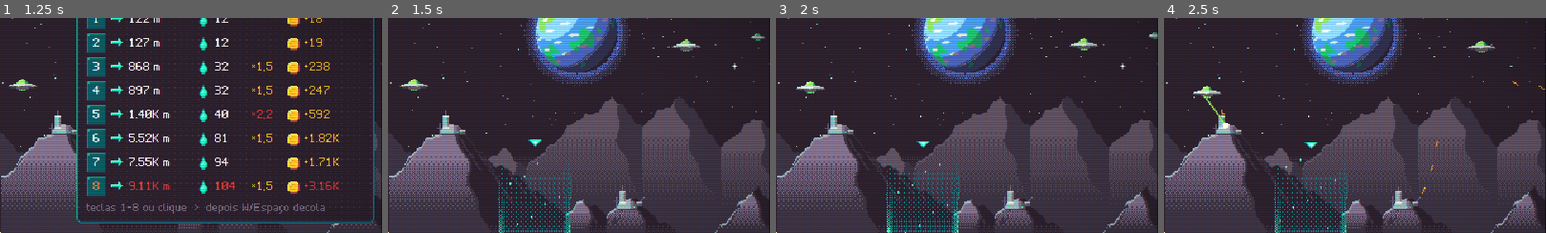
Above: before the commit, frames 1-4 (left to right).
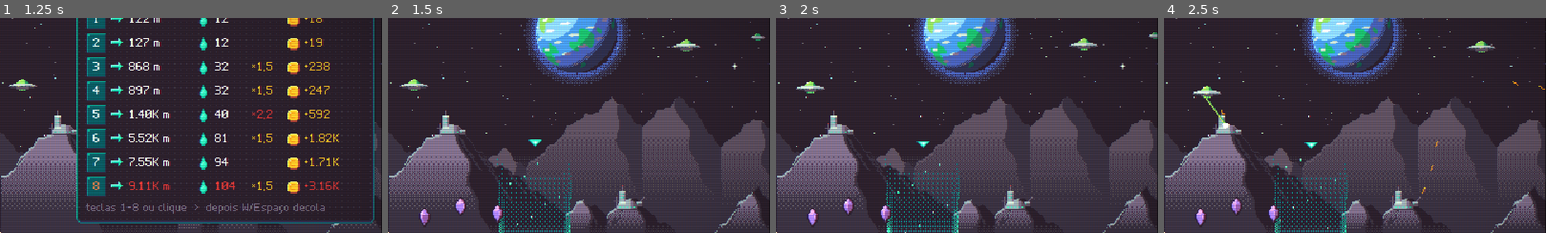
Above: after the commit, the same moments.

Repository: valdersonjr/incremental-lander
Game: Godot game, scene res://game/main.tscn
Same seed, same stepped clock (60 frames per second), same inputs: the game is played once before the commit and once after it.
Inputs (mouse positions are % of the whole screen's width and height, from its top left):
- Up to frame 1 (1.25 s): click "Jogar" at 0.5 s
- Up to frame 2 (1.5 s): click "1" at 1.25 s
- Up to frame 3 (2 s): no input
- Up to frame 4 (2.5 s): tap Enter (confirm) at 2 s; move the mouse to (72, 45) at 2.02 s; hold D (rotate_right) from 2.03 s (still down); hold Enter (confirm) from 2.03 s (still down); click (72, 45) at 2.17 s
The pictures show only the part of the screen within x 50-100%, y 22-72%; the shares and areas given below are measured in that part.

Frame 1 is identical in both runs. In frame 2, 0.4% of the frame differs, in the area x 8-30%, y 84-97%; in frame 3, 0.4%; in frame 4, 0.4%.

Commit message:
Cristais no arco ideal do salto: coleta com estouro, nota que sobe e ganho flutuante; estalo de combo
Sprite 16x16 roxo (pixel-art), sons crystal_1..3 e combo_2..5 (sound-design), Crystals (puro)
com teste, integração no voo e teste crystal_flow; telemetria com a coluna crystals.

Co-Authored-By: Claude Opus 5.5 <noreply@anthropic.com>
Claude-Session: https://claude.ai/code/session_01JhKCi9Us7j2H5LJGQ5fDNT

Diff:
--- /dev/null
+++ b/assets/sprites/crystal.json
@@ -0,0 +1,34 @@
+{
+  "frame_width": 16,
+  "frame_height": 16,
+  "animations": [
+    {
+      "name": "spin",
+      "row": 0,
+      "frames": 8,
+      "durations_ms": [
+        110,
+        90,
+        80,
+        80,
+        110,
+        80,
+        80,
+        90
+      ],
+      "loop": true
+    },
+    {
+      "name": "pop",
+      "row": 1,
+      "frames": 4,
+      "durations_ms": [
+        50,
+        60,
+        70,
+        90
+      ],
+      "loop": false
+    }
+  ]
+}
--- /dev/null
+++ b/assets/sprites/crystal_frames.tres
@@ -0,0 +1,100 @@
+[gd_resource type="SpriteFrames" load_steps=14 format=3]
+
+[ext_resource type="Texture2D" path="res://assets/sprites/crystal.png" id="1_tex"]
+
+[sub_resource type="AtlasTexture" id="AtlasTexture_1"]
+atlas = ExtResource("1_tex")
+region = Rect2(0, 0, 16, 16)
+
+[sub_resource type="AtlasTexture" id="AtlasTexture_2"]
+atlas = ExtResource("1_tex")
+region = Rect2(16, 0, 16, 16)
+
+[sub_resource type="AtlasTexture" id="AtlasTexture_3"]
+atlas = ExtResource("1_tex")
+region = Rect2(32, 0, 16, 16)
+
+[sub_resource type="AtlasTexture" id="AtlasTexture_4"]
+atlas = ExtResource("1_tex")
+region = Rect2(48, 0, 16, 16)
+
+[sub_resource type="AtlasTexture" id="AtlasTexture_5"]
+atlas = ExtResource("1_tex")
+region = Rect2(64, 0, 16, 16)
+
+[sub_resource type="AtlasTexture" id="AtlasTexture_6"]
+atlas = ExtResource("1_tex")
+region = Rect2(80, 0, 16, 16)
+
+[sub_resource type="AtlasTexture" id="AtlasTexture_7"]
+atlas = ExtResource("1_tex")
+region = Rect2(96, 0, 16, 16)
+
+[sub_resource type="AtlasTexture" id="AtlasTexture_8"]
+atlas = ExtResource("1_tex")
+region = Rect2(112, 0, 16, 16)
+
+[sub_resource type="AtlasTexture" id="AtlasTexture_9"]
+atlas = ExtResource("1_tex")
+region = Rect2(0, 16, 16, 16)
+
+[sub_resource type="AtlasTexture" id="AtlasTexture_10"]
+atlas = ExtResource("1_tex")
+region = Rect2(16, 16, 16, 16)
+
+[sub_resource type="AtlasTexture" id="AtlasTexture_11"]
+atlas = ExtResource("1_tex")
+region = Rect2(32, 16, 16, 16)
+
+[sub_resource type="AtlasTexture" id="AtlasTexture_12"]
+atlas = ExtResource("1_tex")
+region = Rect2(48, 16, 16, 16)
+
+[resource]
+animations = [{
+"frames": [{
+"duration": 1.375,
+"texture": SubResource("AtlasTexture_1")
+}, {
+"duration": 1.125,
+"texture": SubResource("AtlasTexture_2")
+}, {
+"duration": 1.000,
+"texture": SubResource("AtlasTexture_3")
+}, {
+"duration": 1.000,
+"texture": SubResource("AtlasTexture_4")
+}, {
+"duration": 1.375,
+"texture": SubResource("AtlasTexture_5")
+}, {
+"duration": 1.000,
+"texture": SubResource("AtlasTexture_6")
+}, {
+"duration": 1.000,
+"texture": SubResource("AtlasTexture_7")
+}, {
+"duration": 1.125,
+"texture": SubResource("AtlasTexture_8")
+}],
+"loop": true,
+"name": &"spin",
+"speed": 12.500
+}, {
+"frames": [{
+"duration": 1.000,
+"texture": SubResource("AtlasTexture_9")
+}, {
+"duration": 1.200,
+"texture": SubResource("AtlasTexture_10")
+}, {
+"duration": 1.400,
+"texture": SubResource("AtlasTexture_11")
+}, {
+"duration": 1.800,
+"texture": SubResource("AtlasTexture_12")
+}],
+"loop": false,
+"name": &"pop",
+"speed": 20.000
+}]
--- a/autoload/sound.gd
+++ b/autoload/sound.gd
@@ -1,5 +1,6 @@
 ## Sons one-shot do jogo (arte sonora da skill sound-design: audio/src/** -> assets/audio/**).
-## Sound.ui("click"|"buy"|"denied") no bus UI; Sound.sfx("landing"|"crash"|"delivered") no bus SFX.
+## Sound.ui("click"|"buy"|"denied") no bus UI; Sound.sfx("landing"|"crash"|"delivered"|"crystal_1..3"|"combo_2..5")
+## no bus SFX (cristal: sobe um grau por cristal do mesmo salto; combo: sobe com o tamanho do combo).
 ## Variacoes + pitch/volume aleatorios vem dos AudioStreamRandomizer (.tres). O propulsor (loop) mora no Lander.
 extends Node
 
@@ -10,6 +11,13 @@
 	"landing": "res://assets/audio/sfx/landing.tres",
 	"crash": "res://assets/audio/sfx/crash.wav",
 	"delivered": "res://assets/audio/sfx/delivered.wav",
+	"crystal_1": "res://assets/audio/sfx/crystal_1.wav",
+	"crystal_2": "res://assets/audio/sfx/crystal_2.wav",
+	"crystal_3": "res://assets/audio/sfx/crystal_3.wav",
+	"combo_2": "res://assets/audio/sfx/combo_2.wav",
+	"combo_3": "res://assets/audio/sfx/combo_3.wav",
+	"combo_4": "res://assets/audio/sfx/combo_4.wav",
+	"combo_5": "res://assets/audio/sfx/combo_5.wav",
 }
 const VOICES := 8
 
--- a/autoload/telemetry.gd
+++ b/autoload/telemetry.gd
@@ -5,7 +5,7 @@
 const DIR := "user://telemetry"
 const DELIVERIES := "user://telemetry/deliveries.csv"
 const HEADER := ["planet", "distance", "thrust", "efficiency", "tank", "gas_used", "hop_time_s", "quality",
-		"crashed", "pilot", "tier"]
+		"crashed", "pilot", "tier", "crystals"]
 
 var enabled := true
 var pilot := "human"      # "demo" quando o piloto automatico voa (nao misturar na calibracao)
--- a/data/world.json
+++ b/data/world.json
@@ -177,5 +177,10 @@
     "notes": "Ar mais denso perto do chao (mundos com arrasto): arrasto = drag do planeta x (drag_scale + ground_drag x exp(-altitude/scale_height_m)). Voo alto quase nao sente; voar rente suga velocidade.",
     "ground_drag": 0.25,
     "scale_height_m": 120.0
+  },
+  "crystals": {
+    "notes": "Cristais sobre o arco ideal de 45 graus (o de menor gasto de gas): mostram o caminho eficiente; desviar para buscar custa gas. Quantidade e valor: economy.json contracts.pickups. arc_k = fracao da altura do arco (1 = no arco); radius_m = alcance da coleta (centro do lander).",
+    "arc_k": 1.0,
+    "radius_m": 24.0
   }
 }
--- a/game/flight/flight.gd
+++ b/game/flight/flight.gd
@@ -16,6 +16,13 @@
 
 const EXPLOSION_FRAMES := preload("res://assets/sprites/explosion_frames.tres")
 const DUST_FRAMES := preload("res://assets/sprites/landing_dust_frames.tres")
+const CRYSTAL_FRAMES := preload("res://assets/sprites/crystal_frames.tres")
+
+## Cristais pegos no salto atual (vao no resultado da entrega).
+var crystals_taken := 0
+var _crystal_pos: Array[Vector2] = []
+var _crystal_taken: Array[bool] = []
+var _crystal_nodes: Array[AnimatedSprite2D] = []
 
 var _seed := 0
 var _pad_positions_m: Array[float] = [0.0]
@@ -36,6 +43,9 @@
 
 func _physics_process(delta: float) -> void:
 	camera.global_position = lander.global_position
+	if lander.state == Lander.State.FLYING and not _crystal_pos.is_empty():
+		for i in Crystals.hits(_crystal_pos, _crystal_taken, lander.global_position):
+			_collect_crystal(i)
 	var cam: Dictionary = WorldConfig.load_config()["camera"]
 	var alt := TerrainGen.height_at(terrain.ridge, lander.global_position.x) - lander.global_position.y
 	var target := -CameraMath.lift(alt, float(cam["ground_lift_px"]), float(cam["lift_fade_alt_px"]))
@@ -84,6 +94,7 @@
 	lander.pads = terrain.pads
 	lander.ridge = terrain.ridge
 	lander.can_takeoff = true
+	_spawn_crystals(terrain.pads[current_pad_id], terrain.pads[target_pad_id])
 	if _demo:
 		var ap := Autopilot.new()
 		ap.target = terrain.pads[target_pad_id]
@@ -110,6 +121,60 @@
 			return p
 	push_error("planeta '%s' nao existe na spec" % pid)
 	return EconMath.spec["planets"][0]
+
+
+## Cristais do novo salto (quantidade da economia; posicao no arco: Crystals.place).
+func _spawn_crystals(from_pad: Dictionary, to_pad: Dictionary) -> void:
+	_clear_crystals()
+	var pk: Dictionary = EconMath.spec["contracts"].get("pickups", {})
+	_crystal_pos = Crystals.place(from_pad, to_pad, int(pk.get("per_hop", 0)))
+	for p in _crystal_pos:
+		var s := AnimatedSprite2D.new()
+		s.sprite_frames = CRYSTAL_FRAMES
+		s.position = p
+		add_child(s)
+		s.play(&"spin")
+		s.frame = randi() % 8                                   # cristais nao giram em sincronia
+		_crystal_nodes.append(s)
+		_crystal_taken.append(false)
+
+
+func _clear_crystals() -> void:
+	for s in _crystal_nodes:
+		if is_instance_valid(s):
+			s.queue_free()
+	_crystal_nodes.clear()
+	_crystal_pos.clear()
+	_crystal_taken.clear()
+	crystals_taken = 0
+
+
+## Pegou um cristal: estoura, toca a nota da vez (sobe a cada cristal) e mostra o valor subindo.
+func _collect_crystal(i: int) -> void:
+	_crystal_taken[i] = true
+	crystals_taken += 1
+	var s := _crystal_nodes[i]
+	s.play(&"pop")
+	s.animation_finished.connect(s.queue_free)
+	Sound.sfx("crystal_%d" % mini(crystals_taken, 3))
+	var value := EconMath.pickup_value(planet_id, target_distance_m, stats)
+	_float_text("+" + EconMath.fmt(value), _crystal_pos[i] + Vector2(0, -10))
+
+
+## Texto que sobe e some no mundo (ganho de cristal).
+func _float_text(text: String, pos: Vector2) -> void:
+	var l := Label.new()
+	l.theme = UiKit.theme_for(planet_id)
+	l.theme_type_variation = &"MoneyLabel"
+	l.text = text
+	l.horizontal_alignment = HORIZONTAL_ALIGNMENT_CENTER
+	l.size = Vector2(60, 12)
+	l.position = pos - Vector2(30, 6)
+	add_child(l)
+	var tw := l.create_tween()
+	tw.tween_property(l, "position:y", l.position.y - 24.0, 0.9)
+	tw.parallel().tween_property(l, "modulate:a", 0.0, 0.9).set_delay(0.4)
+	tw.tween_callback(l.queue_free)
 
 
 func _on_lander_landed(pad: Dictionary, quality: float, info: Dictionary) -> void:
@@ -159,8 +224,10 @@
 		"hop_time_s": info["flight_time_m"],
 		"quality": quality,
 		"tier": target_tier,
+		"crystals": crystals_taken,
 		"crashed": crashed,
 		"reason": reason,
 	}
 	Telemetry.record_delivery(result)
+	_clear_crystals()
 	delivery_finished.emit(result)
--- a/game/main.gd
+++ b/game/main.gd
@@ -236,6 +236,8 @@
 			int(result.get("crystals", 0)))
 	GameState.add_rewards(rewards)
 	_hud.show_delivery(_run.deliveries[-1], _run.streak)
+	if _run.streak >= 2:                                       # combo: estalo que sobe com o tamanho, depois da entrega
+		get_tree().create_timer(0.35).timeout.connect(Sound.sfx.bind("combo_%d" % mini(_run.streak, 5)))
 	_show_offers()
 
 
--- /dev/null
+++ b/scripts/world/crystals.gd
@@ -0,0 +1,29 @@
+## Cristais do salto (Fase 11.4) — logica pura, testavel. Ficam sobre o arco ideal de 45 graus entre as plataformas
+## (o de menor gasto de gas): mostram o caminho eficiente; quem sai dele decide se vale o gas de desviar para buscar.
+## Quantidade = economy.json contracts.pickups.per_hop; posicao/raio = world.json crystals.
+class_name Crystals
+extends RefCounted
+
+
+## Posicoes (px do mundo) dos cristais do salto da plataforma a ate b (centro do lander, nao os pes).
+static func place(a: Dictionary, b: Dictionary, count: int) -> Array[Vector2]:
+	var cfg: Dictionary = WorldConfig.load_config()
+	var k := float(cfg["crystals"]["arc_k"])
+	var feet := WorldConfig.m_to_px(float(cfg["lander"]["feet_offset_m"]))
+	var d := float(b["x"]) - float(a["x"])
+	var out: Array[Vector2] = []
+	for i in count:
+		var u := float(i + 1) / float(count + 1)
+		var y := lerpf(float(a["y"]), float(b["y"]), u) - absf(d) * u * (1.0 - u) * k - feet
+		out.append(Vector2(float(a["x"]) + d * u, y))
+	return out
+
+
+## Indices dos cristais ainda nao pegos (taken[i] == false) que o lander em pos (px) alcanca.
+static func hits(positions: Array[Vector2], taken: Array[bool], pos: Vector2) -> Array[int]:
+	var r := WorldConfig.m_to_px(float(WorldConfig.load_config()["crystals"]["radius_m"]))
+	var out: Array[int] = []
+	for i in positions.size():
+		if not taken[i] and positions[i].distance_to(pos) <= r:
+			out.append(i)
+	return out
--- /dev/null
+++ b/tests/integration/crystal_flow.gd
@@ -0,0 +1,61 @@
+## Teste de integracao dos cristais: o salto cria os cristais no arco; passar por um coleta (estouro, nota que sobe,
+## texto do ganho); a entrega leva a contagem no resultado e limpa os cristais. Imprime CRYSTAL_FLOW_TEST OK ou FALHOU.
+extends Node
+
+const FLIGHT := preload("res://game/flight/flight.tscn")
+
+var _flight: Flight
+var _f := 0
+var _log: Array[String] = []
+var _ok := true
+var _result: Dictionary = {}
+
+
+func _ready() -> void:
+	Telemetry.enabled = false                                  # nao sujar a telemetria do jogador
+	WorldConfig.register_input()
+	_flight = FLIGHT.instantiate()
+	add_child(_flight)
+	_flight.start("luna", 7, EconMath.ship_stats({}), false)  # terreno pronto antes do 1o quadro de fisica
+	_flight.delivery_finished.connect(func(r: Dictionary) -> void: _result = r)
+
+
+func _check(what: String, cond: bool) -> void:
+	_log.append("%s=%s" % [what, cond])
+	_ok = _ok and cond
+
+
+func _fly_to(i: int) -> void:
+	var l := _flight.lander
+	l.state = Lander.State.FLYING
+	l.vel_m = Vector2.ZERO
+	l.global_position = _flight._crystal_pos[i]
+
+
+func _physics_process(_d: float) -> void:
+	_f += 1
+	match _f:
+		2:
+			_flight.set_target(1000.0, "narrow")
+		4:
+			_check("tres_cristais", _flight._crystal_pos.size() == 3 and _flight._crystal_nodes.size() == 3)
+			_fly_to(0)
+		7:
+			_check("pegou_1", _flight.crystals_taken == 1)
+			_check("som_1", int(Sound.played.get("crystal_1", 0)) >= 1)
+			_check("texto_do_ganho", _flight.get_children().any(func(c: Node) -> bool: return c is Label))
+			_fly_to(2)
+		10:
+			_check("pegou_2", _flight.crystals_taken == 2 and int(Sound.played.get("crystal_2", 0)) >= 1)
+			_fly_to(2)                                         # o mesmo cristal nao conta duas vezes
+		13:
+			_check("nao_repete", _flight.crystals_taken == 2)
+			var pad := _flight.target_pad()
+			_flight._on_lander_landed(pad, 0.9, {"gas_used": 30.0, "flight_time_m": 40.0})
+		16:
+			_check("resultado_tem_cristais", int(_result.get("crystals", -1)) == 2)
+			_check("tipo_no_resultado", str(_result.get("tier", "")) == "narrow")
+			_check("cristais_limpos", _flight._crystal_pos.is_empty())
+			print("CRYSTAL_FLOW_LOG ", " | ".join(_log))
+			print("CRYSTAL_FLOW_TEST ", "OK" if _ok else "FALHOU")
+			get_tree().quit()
--- /dev/null
+++ b/tests/integration/crystal_flow.tscn
@@ -0,0 +1,6 @@
+[gd_scene format=3]
+
+[ext_resource type="Script" path="res://tests/integration/crystal_flow.gd" id="1_cry"]
+
+[node name="CrystalFlow" type="Node"]
+script = ExtResource("1_cry")
--- a/tests/unit/world/test_terrain_gen.gd
+++ b/tests/unit/world/test_terrain_gen.gd
@@ -100,3 +100,18 @@
 						var x: float = float(p0["x"]) + dx * float(p0["half_width"])
 						assert_almost(TerrainGen.height_at(after["ridge"], x), float(p0["y"]), 1e-3,
 								"topo do pad %d mudou (+%s %s)" % [i, extra, tier])
+
+
+func test_cristais_no_caminho_do_arco_e_acima_da_crista() -> void:
+	var t := TerrainGen.generate(5, "luna", [1000.0] as Array[float])
+	var a: Dictionary = t["pads"][0]
+	var b: Dictionary = t["pads"][1]
+	var cs := Crystals.place(a, b, 3)
+	assert_eq(cs.size(), 3)
+	for c in cs:
+		assert_true(c.x > float(a["x"]) and c.x < float(b["x"]), "entre as plataformas")
+		assert_true(c.y < TerrainGen.height_at(t["ridge"], c.x) - 30.0, "acima do relevo/crista")
+	assert_true(cs[1].y < cs[0].y and cs[1].y < cs[2].y, "o do meio e o mais alto (arco)")
+	var taken: Array[bool] = [false, true, false]
+	assert_eq(Crystals.hits(cs, taken, cs[0] + Vector2(5, 5)), [0] as Array[int], "alcanca o perto")
+	assert_eq(Crystals.hits(cs, taken, cs[1]), [] as Array[int], "ja pego nao conta de novo")
Not shown, added: assets/audio/sfx/combo_2.wav.import
Not shown, added: assets/audio/sfx/combo_3.wav.import
Not shown, added: assets/audio/sfx/combo_4.wav.import
Not shown, added: assets/audio/sfx/combo_5.wav.import
Not shown, added: assets/audio/sfx/crystal_1.wav.import
Not shown, added: assets/audio/sfx/crystal_2.wav.import
Not shown, added: assets/audio/sfx/crystal_3.wav.import
Binary file added: assets/sprites/crystal.png
Not shown, added: assets/sprites/crystal.png.import
Not shown, added: scripts/world/crystals.gd.uid
Not shown, added: tests/integration/crystal_flow.gd.uid
Not shown, changed: .claude/skills/economy-balance/references/godot-integration.md
(and 17 more such lines)
